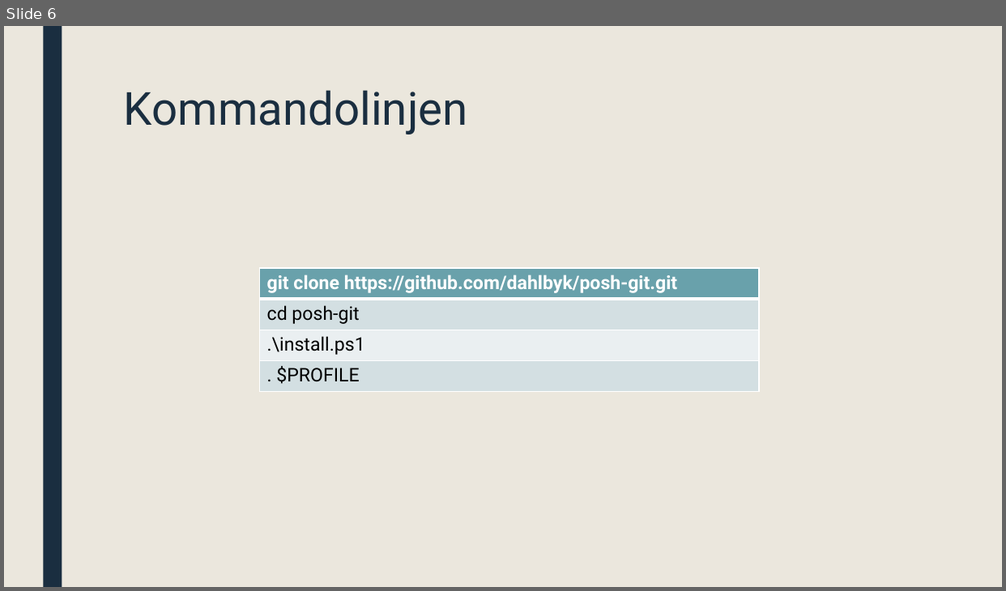
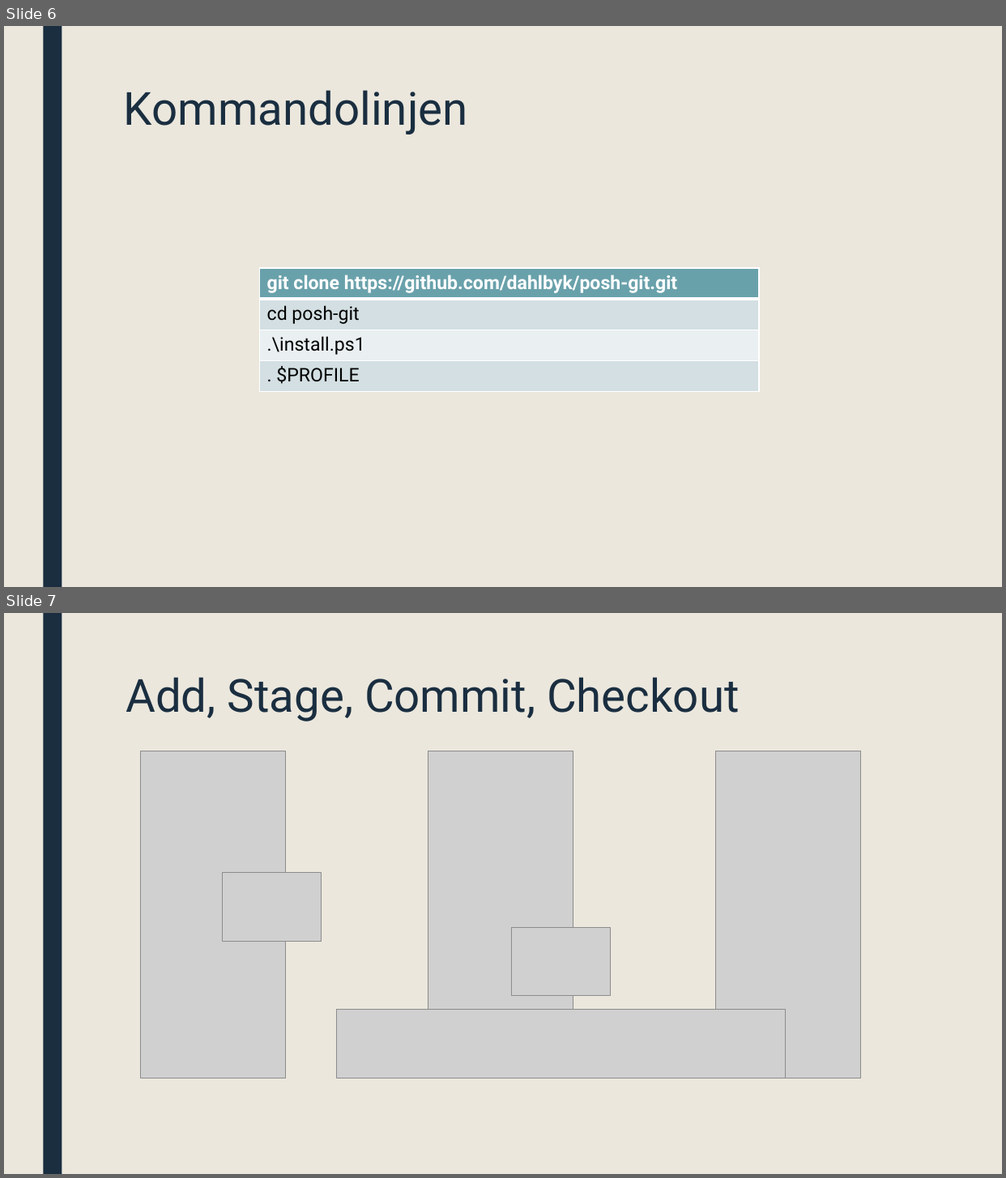
Before and after one commit to ufarm/sommer2016, a slide deck: GIT.pptx. Shown one above the other, each under a label of ours: slide 6 before the commit, slides 6 and 7 after it. The pictures are 1006x591 and 1006x1178 pixels, drawn with LibreOffice and Linux fonts; fonts in the diff are those of the drawing; grey boxes stand for pictures. Boxes give left, top, right and bottom in pixels: in the first picture for what was removed or moved away, otherwise in the second. Text is boxed around its words. In the diff, an @@ line names an element or a change of style, - is before the commit and + after.

```diff
--- a/GIT.pptx
+++ b/GIT.pptx
@@ slide 7 added at box(4, 613, 1002, 1174), background #EBE7DD; not listed: 1 template element that a slide beside it also shows @@
@@ title added at box(126, 677, 739, 722), 44 pt, text #1A2E40 @@
+Add, Stage, Commit, Checkout
@@ picture added at box(140, 752, 286, 1079) @@
@@ picture added at box(428, 752, 573, 1079) @@
@@ picture added at box(715, 752, 860, 1079) @@
@@ picture added at box(222, 873, 321, 942) @@
@@ picture added at box(512, 927, 611, 996) @@
@@ picture added at box(336, 1010, 786, 1079) @@
```
Also in this commit, not shown: 1 other slide added.
